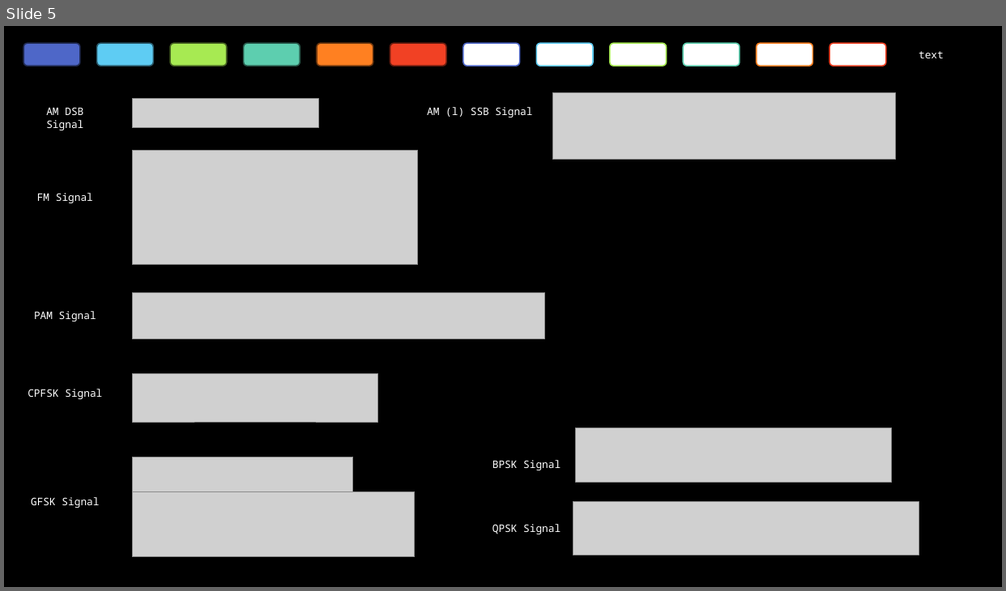
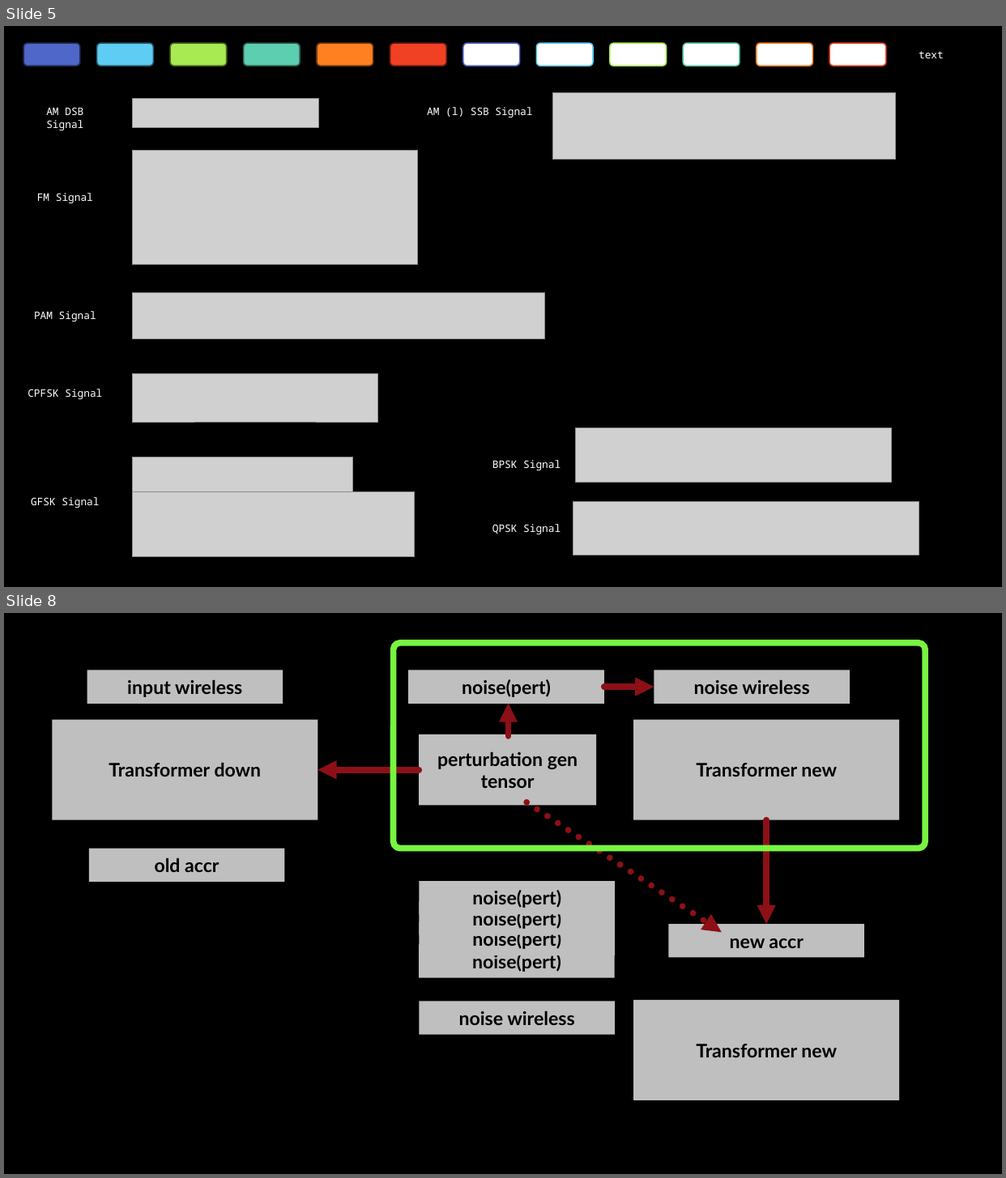
Before and after one commit to chun-chih-lin/wireless_transformer, a slide deck: NOTES.pptx. Shown one above the other, each under a label of ours: slide 5 before the commit, slides 5 and 8 after it; the slides between them are not shown. The pictures are 1006x591 and 1006x1178 pixels, drawn with LibreOffice and Linux fonts; fonts in the diff are those of the drawing; grey boxes stand for pictures; background and template pictures are left out. Boxes give left, top, right and bottom in pixels: in the first picture for what was removed or moved away, otherwise in the second. Text is boxed around its words. In the diff, an @@ line names an element or a change of style, - is before the commit and + after.

```diff
--- a/NOTES.pptx
+++ b/NOTES.pptx
@@ slide 8 added at <box>4,613,1002,1174</box>, background picture (left out) @@
@@ rounded rectangle added at <box>394,643,926,849</box>, outline #77F540 6 pt @@
@@ rectangle added at <box>87,670,283,704</box>, fill #BFBFBF, 18 pt, text #000000, bold @@
+input wireless
@@ rectangle added at <box>408,670,603,704</box>, fill #BFBFBF, 18 pt, text #000000, bold @@
+noise(pert)
@@ rectangle added at <box>654,670,849,704</box>, fill #BFBFBF, 18 pt, text #000000, bold @@
+noise wireless
@@ arrow added from (509, 736) to (509, 704), #8D1017 6 pt @@
@@ arrow added from (604, 687) to (654, 687), #8D1017 6 pt @@
@@ rectangle added at <box>52,720,317,820</box>, fill #BFBFBF, 18 pt, text #000000, bold @@
+Transformer down
@@ rectangle added at <box>633,720,899,820</box>, fill #BFBFBF, 18 pt, text #000000, bold @@
+Transformer new
@@ rectangle added at <box>419,735,596,806</box>, fill #BFBFBF, 18 pt, text #000000, bold @@
+perturbation gen
+tensor
@@ arrow added from (419, 770) to (317, 770), #8D1017 6 pt @@
@@ arrow added from (526, 803) to (722, 933), #8D1017 6 pt dashed @@
@@ arrow added from (767, 820) to (767, 924), #8D1017 6 pt @@
@@ rectangle added at <box>88,848,284,882</box>, fill #BFBFBF, 18 pt, text #000000, bold @@
+old accr
@@ rectangle added at <box>420,902,615,935</box>, fill #BFBFBF, 18 pt, text #000000, bold @@
+noise(pert)
@@ rectangle added at <box>420,881,615,914</box>, fill #BFBFBF, 18 pt, text #000000, bold @@
+noise(pert)
@@ rectangle added at <box>420,922,615,956</box>, fill #BFBFBF, 18 pt, text #000000, bold @@
+noise(pert)
@@ rectangle added at <box>669,924,864,958</box>, fill #BFBFBF, 18 pt, text #000000, bold @@
+new accr
@@ rectangle added at <box>419,944,614,978</box>, fill #BFBFBF, 18 pt, text #000000, bold @@
+noise(pert)
@@ rectangle added at <box>633,1000,899,1101</box>, fill #BFBFBF, 18 pt, text #000000, bold @@
+Transformer new
@@ rectangle added at <box>420,1002,615,1035</box>, fill #BFBFBF, 18 pt, text #000000, bold @@
+noise wireless
```
Also in this commit, not shown: 5 other slides added, 2 slides removed, 1 other file.
